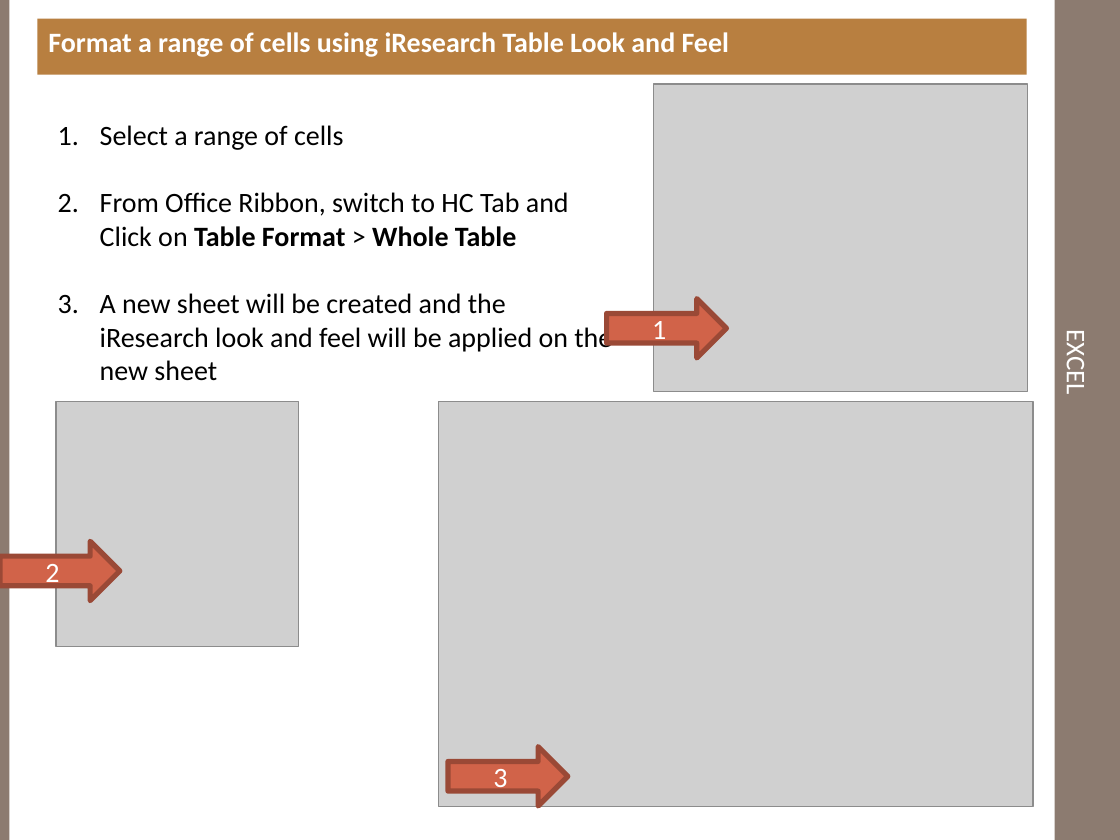
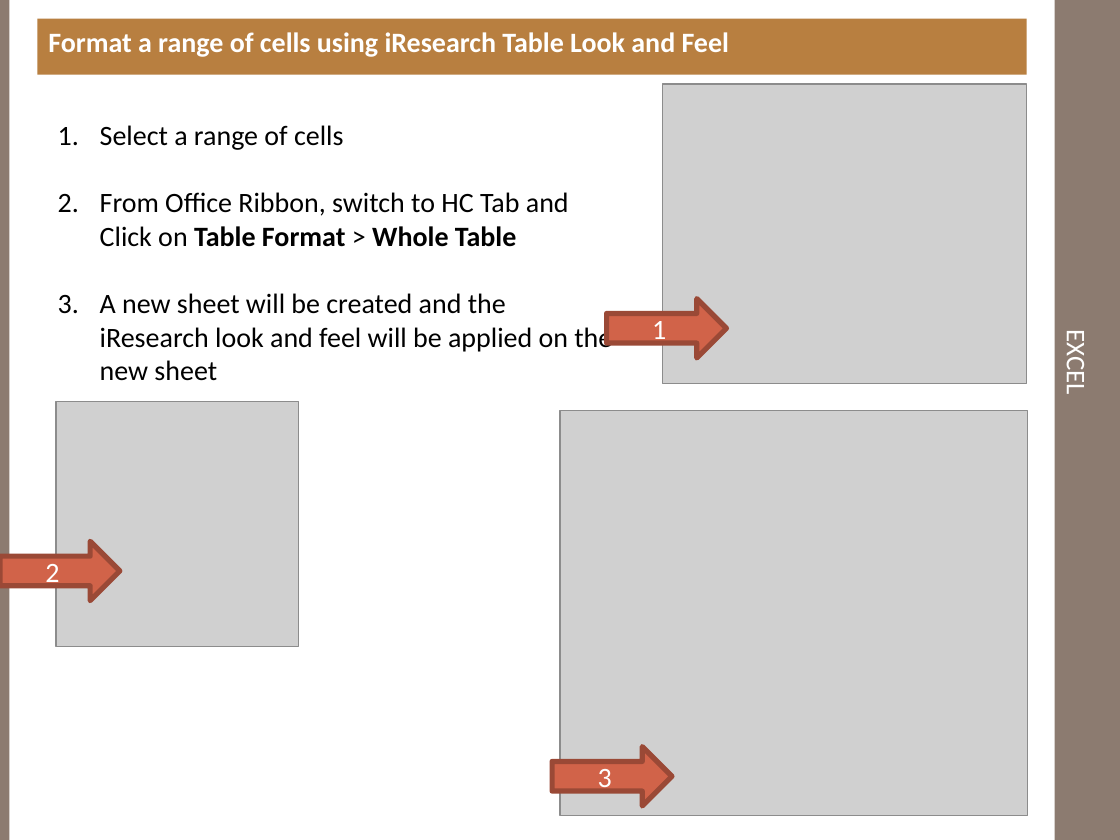
Before and after one commit to essamsalah/Invent_iR, a slide deck: slide 12 of Branches/2.0/doc/iResearch User Guide.pptx. Drawn at 1120x840 pixels with LibreOffice and Linux fonts; fonts in the diff are those of the drawing; grey boxes stand for pictures. Boxes give left, top, right and bottom in pixels: in the first picture for what was removed or moved away, otherwise in the second. Text is boxed around its words. In the diff, an @@ line names an element or a change of style, - is before the commit and + after.

```diff
--- a/Branches/2.0/doc/iResearch User Guide.pptx
+++ b/Branches/2.0/doc/iResearch User Guide.pptx
@@ picture: place and size @@
-picture at (653, 84, 1027, 391)
+picture at (663, 84, 1027, 384)
@@ picture: place and size @@
-picture at (439, 401, 1034, 806)
+picture at (560, 411, 1028, 816)
@@ right arrow "3": place and size @@
-right arrow "3" at (448, 747, 568, 806)
+right arrow "3" at (552, 747, 672, 806)
```
Also in this commit, not shown: 3 other slides changed.
